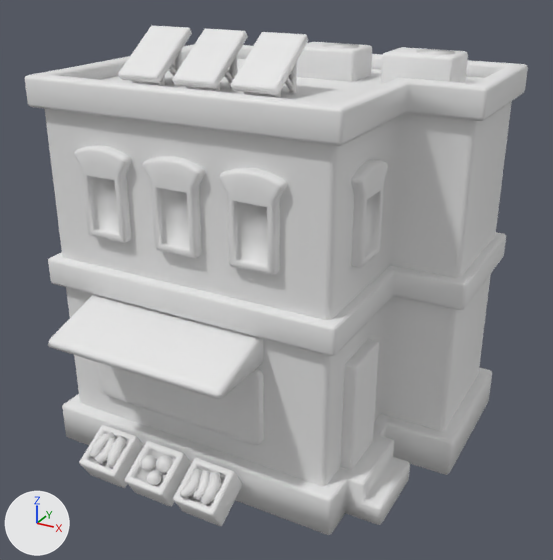
Two versions of the FBX model Assets/NOTFUN/Cartoon City - Building Pack 1_1/Meshes/Building/Building_051.fbx, one commit apart.
The view is the same before and after, from a 50 mm camera at (8.14, -14.35, 10.88) aimed at (0.69, -0.8, 4.11). The lights are fixed; the arrows at lower left show +X, +Y and +Z. Where no turn or scale is listed for an object, it has been applied to the vertices. Vertices at the same position are counted once.

The first picture shows 'Building_051'.
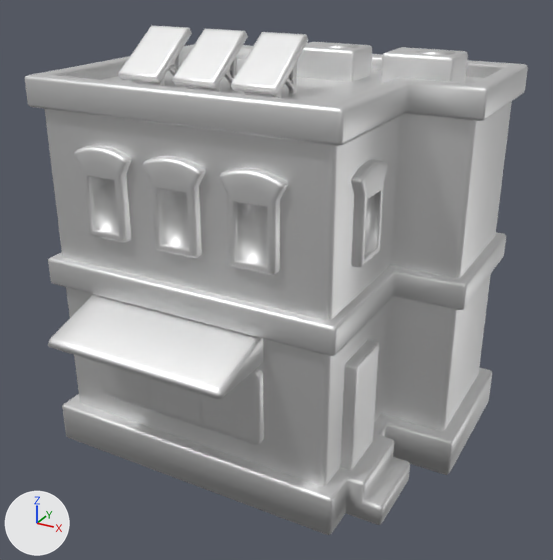
Location of each change, [x1, y1, x2, y2] in pixels of the pictures (553 x 560 px):
part 1 of me_building_051, deleted: before [79, 425, 242, 526]

The change, as a list of edits to the scene's bpy script:
```text
Add mat_m_city_tex_003:
    mat_m_city_tex_003 = principled_material('M_City_tex.003')
    mat_m_city_tex_003.base_color = (0.8, 0.8, 0.8)  # white #e7e7e7
    mat_m_city_tex_003.metallic = 1.0
    mat_m_city_tex_003.roughness = 0.553
Change me_building_051:
    used by ob_building_051; location = (0.0, 0.0, 0.0)
    remove me_building_051.from_pydata(...)  # 3391 vertices, 3164 faces; spans x -3.77..4.77, y -4.56..3.27, z 0.0..9.29
    remove me_building_051.materials.append(mat_m_city_tex)  # white #e7e7e7
    add me_building_051.from_pydata(...)  # 2872 vertices, 2576 faces; spans x -3.77..4.77, y -4.56..3.27, z 0.0..9.29
    me_building_051 part 1: 12 loose pieces with 519 vertices, spanning x -2.26..1.24, y -4.4..-3.25, z 0.0..1.09, are deleted
    add me_building_051.materials.append(mat_m_city_tex_003)  # white #e7e7e7
```
